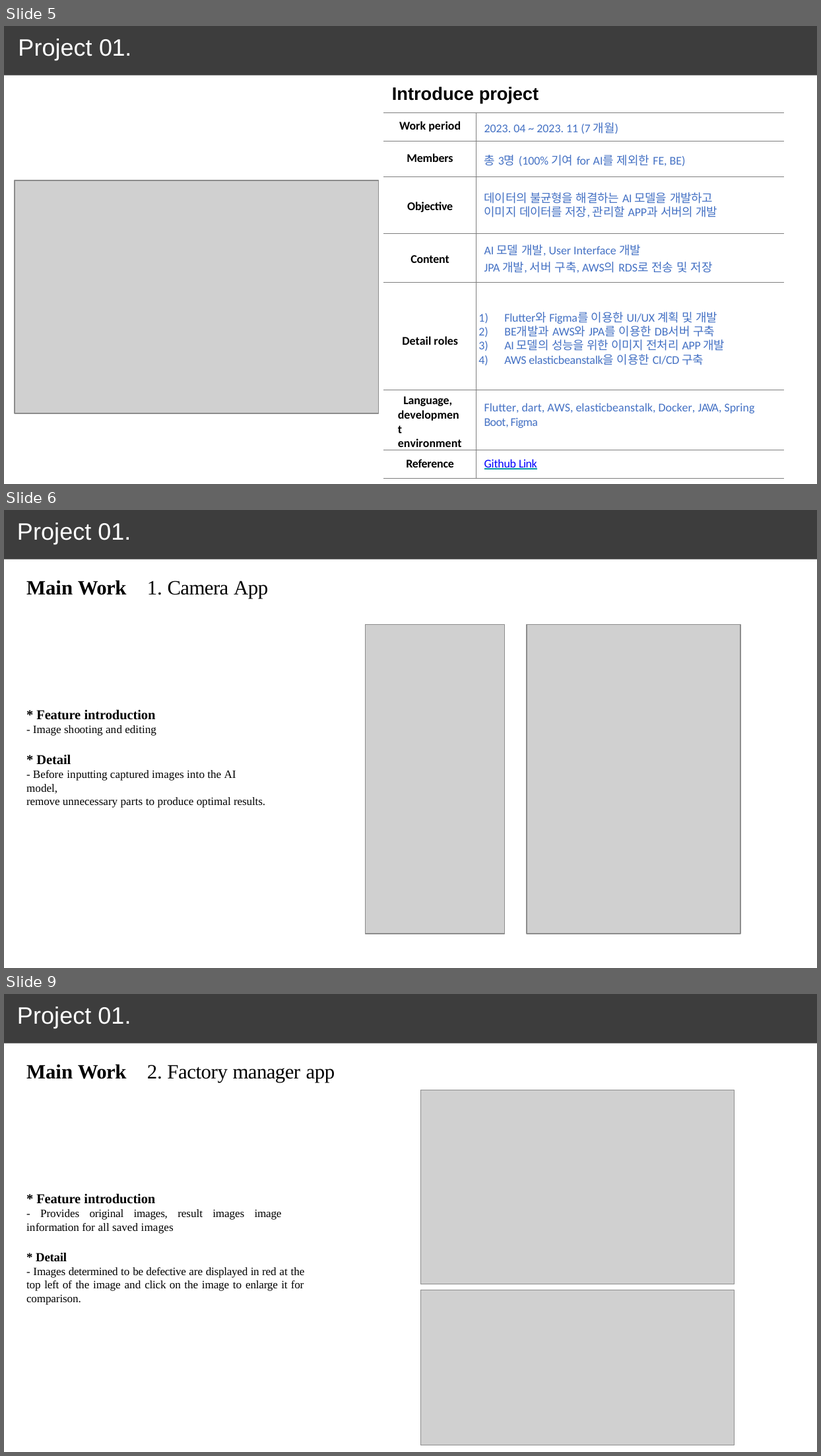
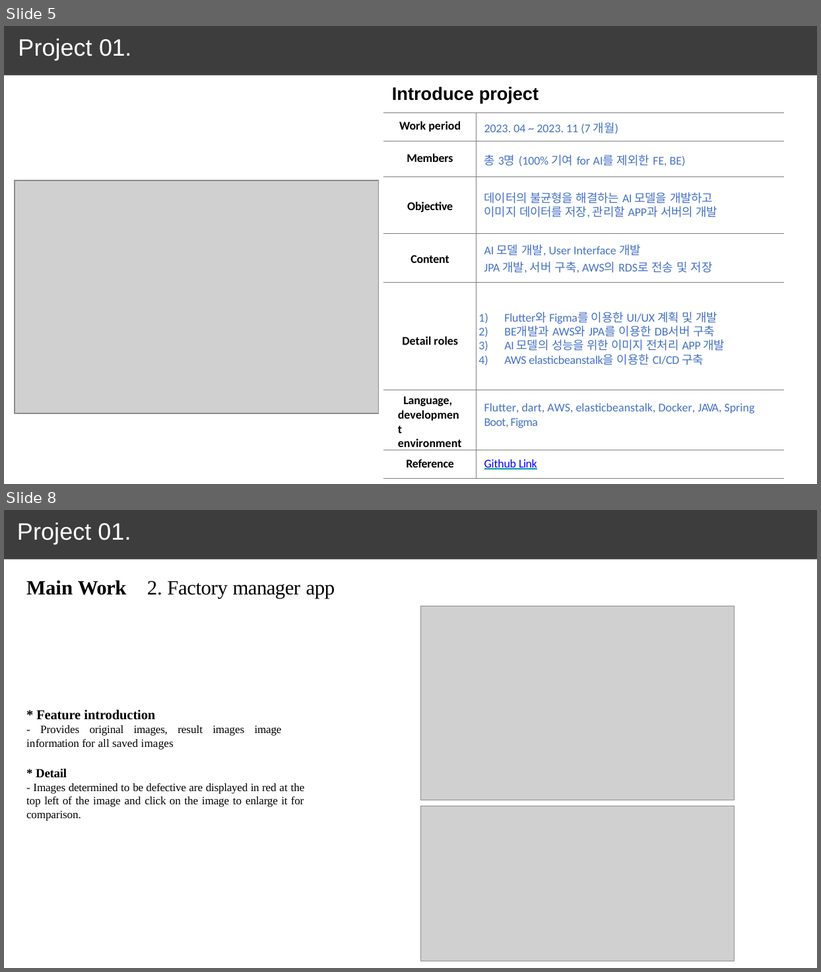
Before and after one commit to June222/June222.github.io, a slide deck: porfolio_kangjunwoo-010-5495-4551.pptx. Shown one above the other, each under a label of ours: slides 5, 6 and 9 before the commit, slides 5 and 8 after it; the slides between them are not shown. The pictures are 821x1456 and 821x972 pixels, drawn with LibreOffice and Linux fonts; fonts in the diff are those of the drawing; grey boxes stand for pictures. Boxes give left, top, right and bottom in pixels: in the first picture for what was removed or moved away, otherwise in the second. Text is boxed around its words. In the diff, an @@ line names an element or a change of style, - is before the commit and + after.

```diff
--- a/porfolio_kangjunwoo-010-5495-4551.pptx
+++ b/porfolio_kangjunwoo-010-5495-4551.pptx
@@ slide 6 removed at box(4, 510, 817, 968), background #FFFFFF; not listed: 1 template element that a slide beside it also shows @@
@@ title removed at box(17, 523, 131, 544) @@
-Project 01.
@@ text removed at box(26, 580, 127, 595) @@
-Main Work
@@ text removed at box(147, 581, 268, 598) @@
-1. Camera App
@@ picture removed at box(366, 625, 505, 934) @@
@@ picture removed at box(527, 625, 741, 934) @@
@@ text removed at box(26, 709, 265, 808) @@
-* Feature introduction
-- Image shooting and editing
-* Detail
-- Before inputting captured images into the AI model,
-remove unnecessary parts to produce optimal results.
@@ what was slide 9 is now slide 8 @@
```
Also in this commit, not shown: 2 slides added, 2 other slides removed.
